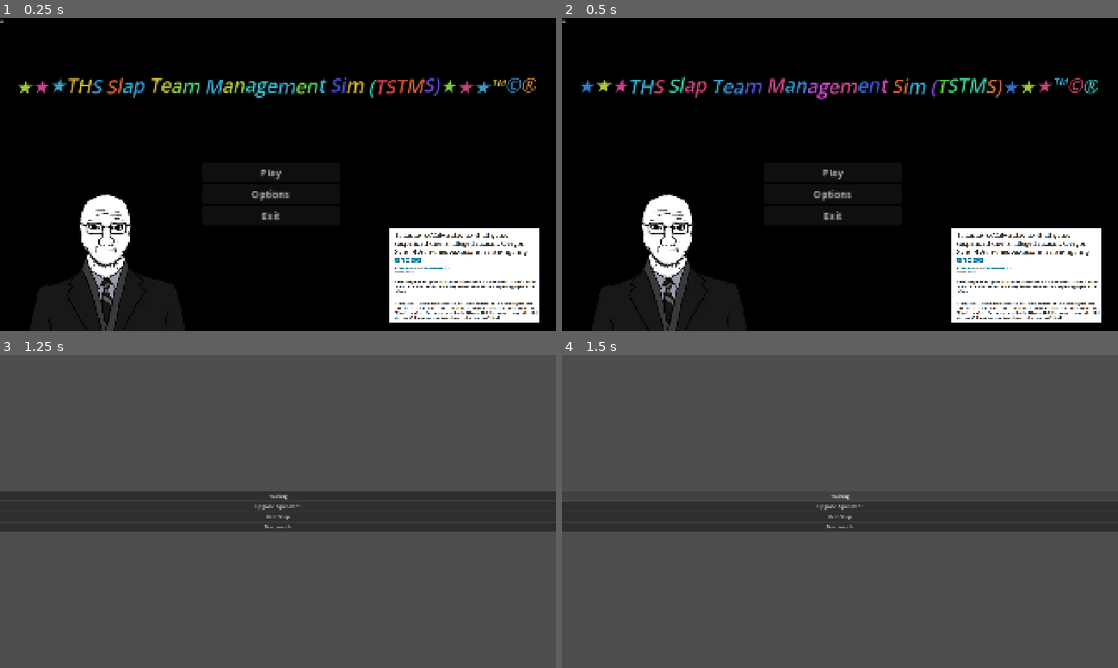
Above: before the commit, frames 1-4 (two rows, left to right).
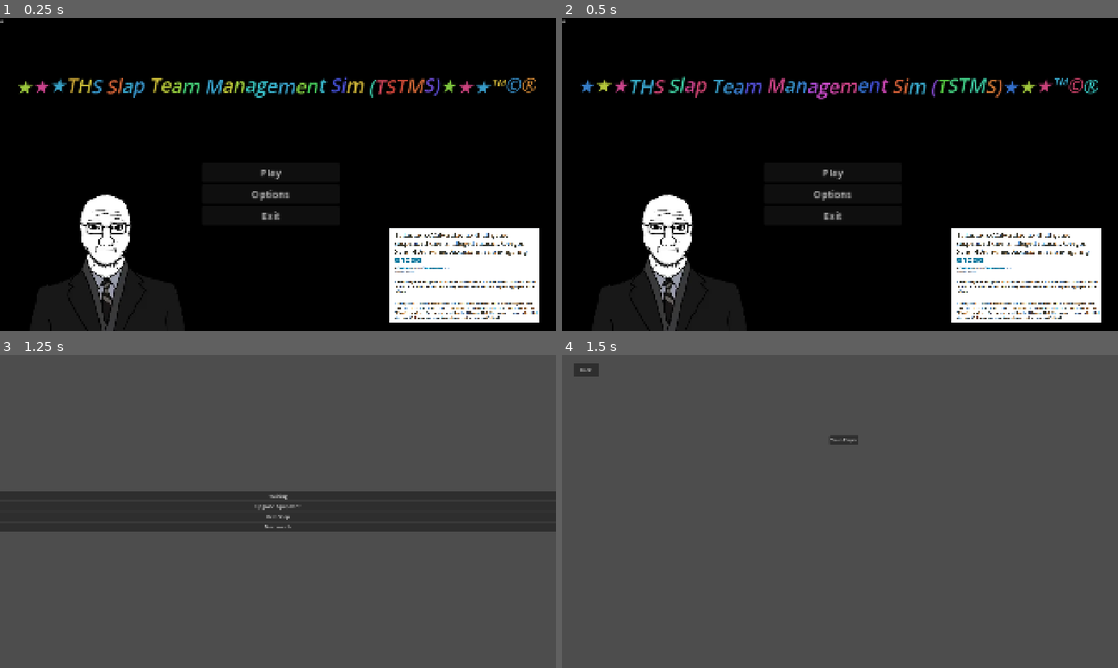
Above: after the commit, the same moments.

Repository: csia-rn/fbla-godot-game
Game: Godot game, scene res://Scenes/main_menu.tscn
The game is run twice, just before and just after one commit, with the same random seed, the same clock (stepped at 60 frames per second) and the same inputs.
Inputs:
- Up to frame 1 (0.25 s): no input
- Up to frame 2 (0.5 s): no input
- Up to frame 3 (1.25 s): click "Play" at 0.5 s
- Up to frame 4 (1.5 s): click "Training" at 1.25 s

Frames 1-3 are identical in both runs. In frame 4, 9.1% of the frame differs, in the area x 0-100%, y 2-57%.

Commit message:
Added training menu

Diff:
--- a/Scenes/hub_menu.tscn
+++ b/Scenes/hub_menu.tscn
@@ -1,4 +1,6 @@
 [gd_scene format=3 uid="uid://0gt5e73irub1"]
+
+[ext_resource type="Script" uid="uid://bon4cabp57que" path="res://Scripts/training.gd" id="1_3cwri"]
 
 [node name="Control" type="Control" unique_id=417365266]
 layout_mode = 3
@@ -20,6 +22,7 @@
 offset_transform_enabled = true
 text = "Training"
 icon_alignment = 1
+script = ExtResource("1_3cwri")
 
 [node name="Upgrade" type="Button" parent="BoxContainer" unique_id=1429491105]
 layout_mode = 2
@@ -32,3 +35,5 @@
 [node name="Match" type="Button" parent="BoxContainer" unique_id=1642476694]
 layout_mode = 2
 text = "Next match"
+
+[connection signal="pressed" from="BoxContainer/Training" to="BoxContainer/Training" method="_on_pressed"]
--- a/Scenes/main_menu.tscn
+++ b/Scenes/main_menu.tscn
@@ -1,6 +1,6 @@
 [gd_scene format=3 uid="uid://cmsha1ratyv0q"]
 
-[ext_resource type="Script" uid="uid://b8dfqwi7tw761" path="res://Scenes/play.gd" id="1_1ehe0"]
+[ext_resource type="Script" uid="uid://b8dfqwi7tw761" path="res://Scripts/play.gd" id="1_1ehe0"]
 [ext_resource type="Texture2D" uid="uid://cxtrfp2ujv7ss" path="res://Assets/front_facing_businessman_soyjak.png" id="1_48xlc"]
 [ext_resource type="Texture2D" uid="uid://bytkvibhq232p" path="res://Assets/Go Mooks.png" id="2_1ehe0"]
 
--- a/Scenes/training_menu.tscn
+++ b/Scenes/training_menu.tscn
@@ -1,3 +1,26 @@
 [gd_scene format=3 uid="uid://dxe7k2klkpr24"]
 
+[sub_resource type="RectangleShape2D" id="RectangleShape2D_g4v7s"]
+size = Vector2(332.5, 299.5)
+
 [node name="Node2D" type="Node2D" unique_id=1130594256]
+
+[node name="Button" type="Button" parent="." unique_id=2103376913]
+offset_left = 42.0
+offset_top = 27.0
+offset_right = 125.0
+offset_bottom = 76.0
+text = "back"
+
+[node name="Button2" type="Button" parent="." unique_id=1910326345]
+offset_left = 923.0
+offset_top = 278.0
+offset_right = 1024.0
+offset_bottom = 309.0
+text = "Train Player"
+
+[node name="Area2D" type="Area2D" parent="." unique_id=1013466236]
+
+[node name="CollisionShape2D" type="CollisionShape2D" parent="Area2D" unique_id=267696466]
+position = Vector2(974, 479)
+shape = SubResource("RectangleShape2D_g4v7s")
--- /dev/null
+++ b/Scenes/upgrade_menu.tscn
@@ -0,0 +1,3 @@
+[gd_scene format=3 uid="uid://cjp2txyxx6v4k"]
+
+[node name="upgrade_menu" type="Node2D" unique_id=2127019165]
--- a/Scenes/play.gd
+++ b/Scripts/play.gd
@@ -1,6 +1,4 @@
 extends Button
-
-
 
 func _on_pressed() -> void:
 	get_tree().change_scene_to_file("res://Scenes/hub_menu.tscn")
--- /dev/null
+++ b/Scripts/training.gd
@@ -0,0 +1,4 @@
+extends Button
+
+func _on_pressed() -> void:
+	get_tree().change_scene_to_file("res://Scenes/training_menu.tscn")
Renamed: Scenes/play.gd.uid -> Scripts/play.gd.uid
Not shown, added: Scripts/training.gd.uid
